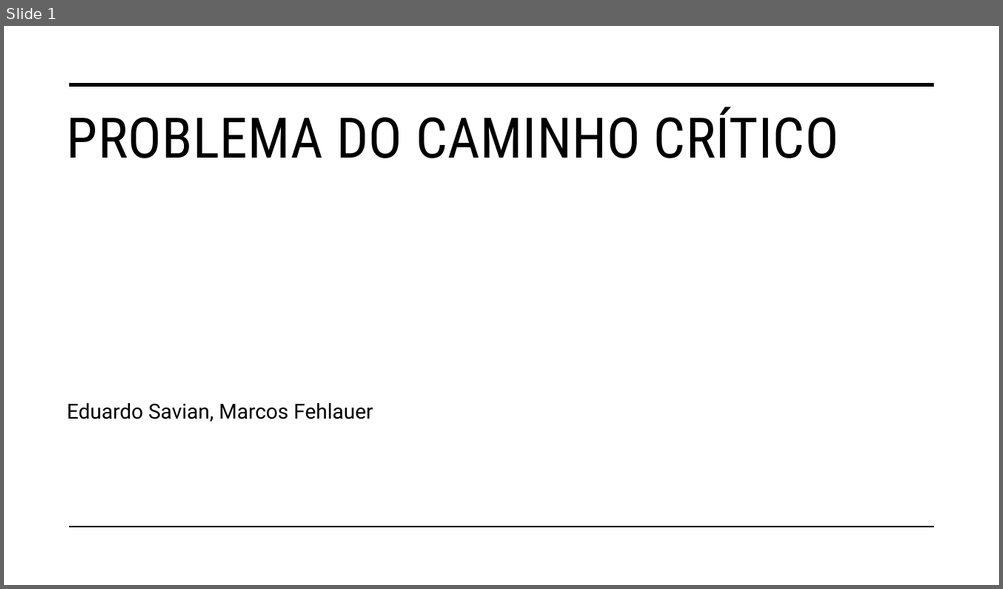
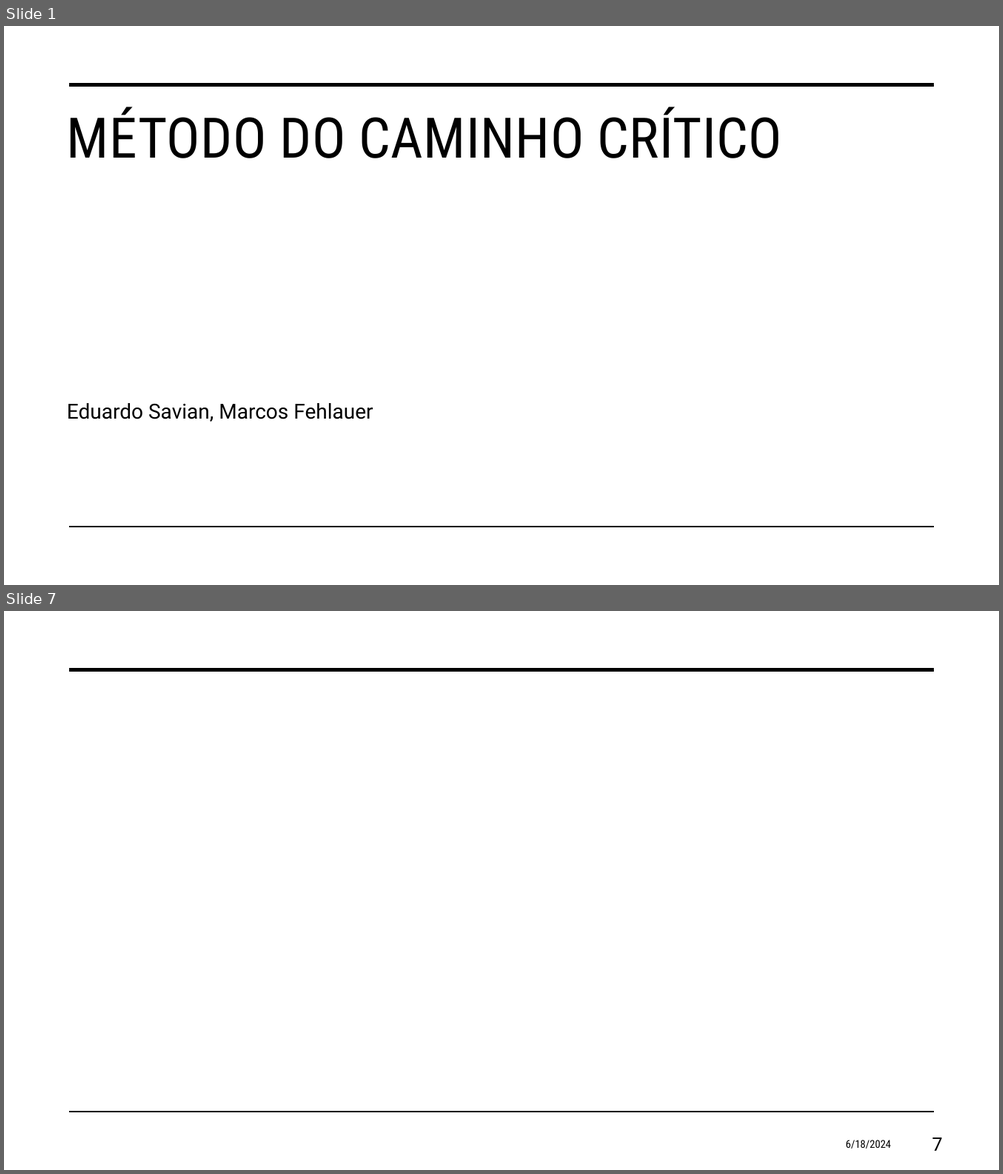
Before and after one commit to eduardosavian/critical-path, a slide deck: Presentation.pptx. Shown one above the other, each under a label of ours: slide 1 before the commit, slides 1 and 7 after it; the slides between them are not shown. The pictures are 1003x589 and 1003x1174 pixels, drawn with LibreOffice and Linux fonts; fonts in the diff are those of the drawing. Boxes give left, top, right and bottom in pixels: in the first picture for what was removed or moved away, otherwise in the second. Text is boxed around its words. In the diff, an @@ line names an element or a change of style, - is before the commit and + after.

```diff
--- a/Presentation.pptx
+++ b/Presentation.pptx
@@ slide 7 added at (x1=4, y1=611, x2=999, y2=1170), background #FFFFFF; not listed: 2 template elements that a slide beside it also shows @@
@@ text added at (x1=845, y1=1140, x2=891, y2=1149), 10.5 pt, text #000000 @@
+6/18/2024
@@ page number added at (x1=932, y1=1138, x2=942, y2=1151), 18 pt, text #000000 @@
+7
@@ slide 1 changed as well @@
@@ title at (x1=67, y1=107, x2=782, y2=158): text changed @@
-PROBLEMA DO CAMINHO CRÍTICO
+MÉTODO DO CAMINHO CRÍTICO
```
Also in this commit, not shown: 5 other slides changed, 2 other slides added, 2 other files.
